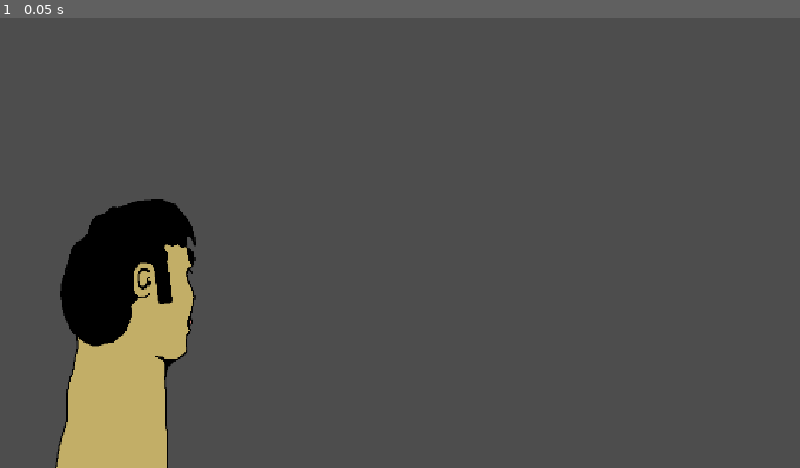
Above: before the commit, frame 1.
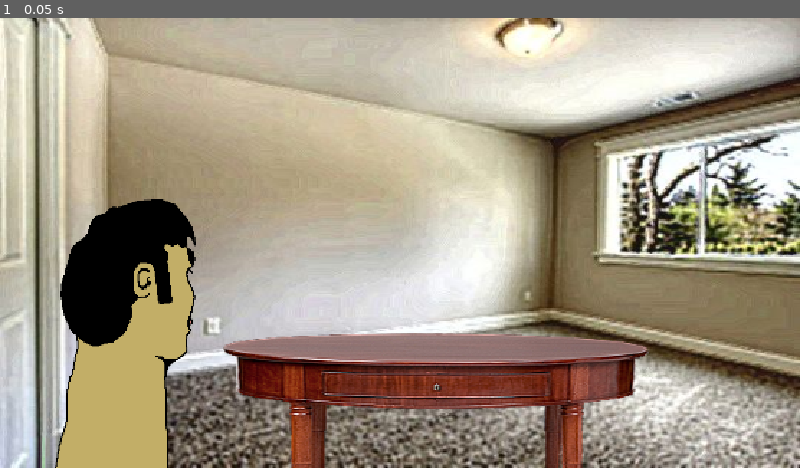
Above: after the commit, the same moment.

Repository: Andre-Hakim/mr_drink_man
Game: Godot game, scene res://scene/main.tscn
The game is run twice, just before and just after one commit, with the same random seed, the same clock (stepped at 60 frames per second) and the same inputs.
Inputs:
- Up to frame 1 (0.05 s): no input

The runs differ from the first frame. In frame 1, 89% of the frame differs, in the area x 0-100%, y 0-100%.

Commit message:
first background and table

Diff:
--- /dev/null
+++ b/mr-drink-man/data/levels/level1.tres
@@ -0,0 +1,9 @@
+[gd_resource type="Resource" script_class="LevelData" format=3 uid="uid://ifu5tovsis8w"]
+
+[ext_resource type="Texture2D" uid="uid://b0dqmtr1byl34" path="res://assets/backgrounds/bedroom.jpg" id="1_cnf1w"]
+[ext_resource type="Script" uid="uid://daylh6ghq6xwa" path="res://scripts/resources/level_data.gd" id="1_imdmg"]
+
+[resource]
+script = ExtResource("1_imdmg")
+background = ExtResource("1_cnf1w")
+metadata/_custom_type_script = "uid://daylh6ghq6xwa"
--- a/mr-drink-man/scene/main.tscn
+++ b/mr-drink-man/scene/main.tscn
@@ -1,11 +1,15 @@
 [gd_scene format=3 uid="uid://dtaoxhu0o617p"]
 
+[ext_resource type="PackedScene" uid="uid://cel6tbkc4iv4b" path="res://user_interface/background/background.tscn" id="1_0ha60"]
 [ext_resource type="PackedScene" uid="uid://bum7ewp61iw0v" path="res://managers/game_manager/game_manager.tscn" id="1_v0l8b"]
 [ext_resource type="PackedScene" uid="uid://bgo7kekberwmk" path="res://user_interface/press_begin/press_begin.tscn" id="1_wp4xf"]
 [ext_resource type="Script" uid="uid://d2kbjv6mqdnex" path="res://managers/input_manager/input_manager.gd" id="2_v0l8b"]
 [ext_resource type="PackedScene" uid="uid://ys35qp31elf3" path="res://entities/player/player.tscn" id="4_brvut"]
+[ext_resource type="Texture2D" uid="uid://e7b114fpnuxs" path="res://assets/sprites/misc/table_normal.png" id="6_4j5ol"]
 
 [node name="Main" type="Node2D" unique_id=1683398638]
+
+[node name="Background" parent="." unique_id=40100223 instance=ExtResource("1_0ha60")]
 
 [node name="UICanvas" type="CanvasLayer" parent="." unique_id=98063132]
 
@@ -21,3 +25,8 @@
 
 [node name="Player" parent="." unique_id=257907498 instance=ExtResource("4_brvut")]
 position = Vector2(224, 393)
+
+[node name="Sprite2D" type="Sprite2D" parent="." unique_id=1268104392]
+position = Vector2(627.6875, 610)
+scale = Vector2(2.3930662, 1.5344827)
+texture = ExtResource("6_4j5ol")
--- /dev/null
+++ b/mr-drink-man/scripts/resources/level_data.gd
@@ -0,0 +1,4 @@
+class_name LevelData
+extends Resource
+
+@export var background: Texture2D
--- /dev/null
+++ b/mr-drink-man/user_interface/background/background.gd
@@ -0,0 +1 @@
+extends Control
--- /dev/null
+++ b/mr-drink-man/user_interface/background/background.tscn
@@ -0,0 +1,20 @@
+[gd_scene format=3 uid="uid://cel6tbkc4iv4b"]
+
+[ext_resource type="Script" uid="uid://bcwolmobw3wcb" path="res://user_interface/background/background.gd" id="1_itgqi"]
+[ext_resource type="Texture2D" uid="uid://b0dqmtr1byl34" path="res://assets/backgrounds/bedroom.jpg" id="2_ku51m"]
+
+[node name="Background" type="Control" unique_id=40100223]
+layout_mode = 3
+anchors_preset = 0
+script = ExtResource("1_itgqi")
+
+[node name="TextureRect" type="TextureRect" parent="." unique_id=264158534]
+layout_mode = 1
+anchors_preset = 15
+anchor_right = 1.0
+anchor_bottom = 1.0
+offset_right = 1152.0
+offset_bottom = 647.0
+grow_horizontal = 2
+grow_vertical = 2
+texture = ExtResource("2_ku51m")
Binary file added: mr-drink-man/assets/backgrounds/bedroom.jpg
Not shown, added: mr-drink-man/assets/backgrounds/bedroom.jpg.import
Binary file added: mr-drink-man/assets/backgrounds/crib.jpg
Not shown, added: mr-drink-man/assets/backgrounds/crib.jpg.import
Binary file added: mr-drink-man/assets/sprites/misc/table_normal.png
Not shown, added: mr-drink-man/assets/sprites/misc/table_normal.png.import
Not shown, added: mr-drink-man/scripts/resources/level_data.gd.uid
Not shown, added: mr-drink-man/user_interface/background/background.gd.uid
Not shown, added: mr-drink-man/assets/backgrounds/bedroom.jpg~
